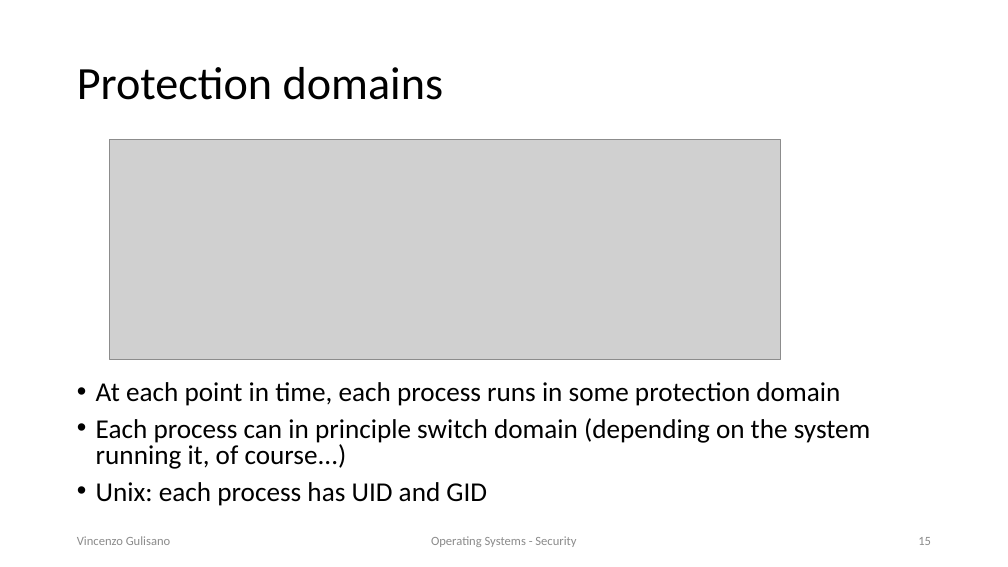
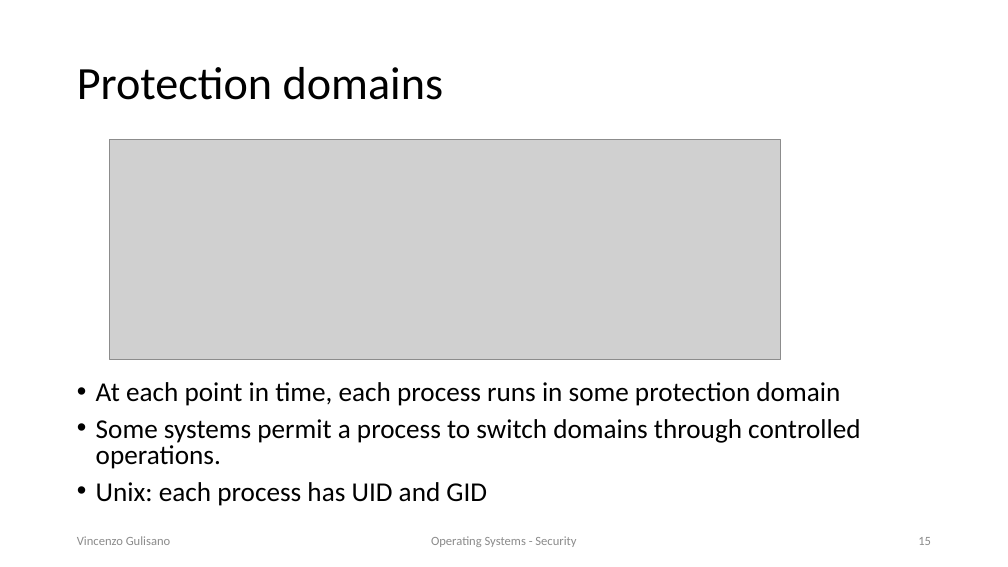
Before and after one commit to vincenzo-gulisano/os_material, a slide deck: slide 15 of security/security.pptx. Drawn at 1008x567 pixels with LibreOffice and Linux fonts; fonts in the diff are those of the drawing; grey boxes stand for pictures. Boxes give left, top, right and bottom in pixels: in the first picture for what was removed or moved away, otherwise in the second. Text is boxed around its words. In the diff, an @@ line names an element or a change of style, - is before the commit and + after.

```diff
--- a/security/security.pptx
+++ b/security/security.pptx
@@ text at box(96, 419, 860, 469): text changed @@
-• Each process can in principle switch domain (depending on the system running it, of course...)
+• Some systems permit a process to switch domains through controlled operations.
```
Also in this commit, not shown: 11 other slides changed, 1 other file.
